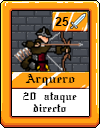
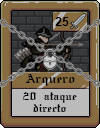
The second (100, 128) image is a revision of the first. Changes to its layers:
added group "Filtro carta jugable" (1st of 2) with 5 layers above "Marco" over (0, 18, 100, 89)
added group "Candados" with 3 layers in group "Filtro carta jugable" over (0, 18, 100, 89)
added layer "Candado 3" in group "Candados" over (0, 18, 100, 88)
moved "Barra recursos" above "Ventana recuadro" over (52, 11, 88, 32)
painted on "Recuadro oro 2" over (52, 11, 88, 32)
hid "Recuadro oro 1" over (52, 11, 88, 32)
